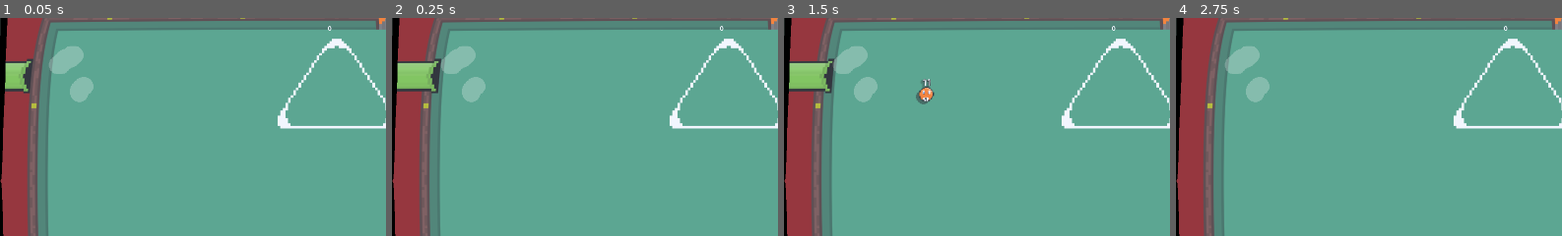
Above: before the commit, frames 1-4 (left to right).
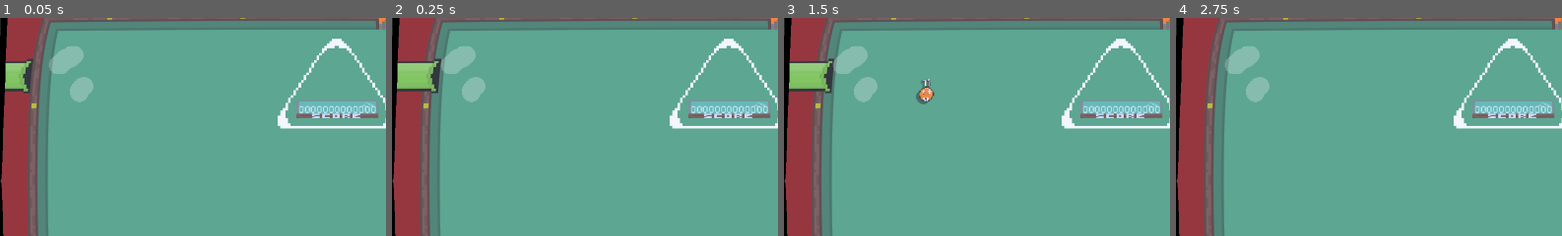
Above: after the commit, the same moments.

Repository: Z3BINI/game-design-final-project
Game: Godot game, scene res://scenes/insane_pool/crazy_pool.tscn
The game is run twice, just before and just after one commit, with the same random seed, the same clock (stepped at 60 frames per second) and the same inputs. The project has no main scene, so this scene is started directly.
Inputs (mouse positions are % of the whole screen's width and height, from its top left):
- Up to frame 1 (0.05 s): no input
- Up to frame 2 (0.25 s): no input
- Up to frame 3 (1.5 s): move the mouse to (72, 45) at 0.52 s; hold D (move_right) 0.53-1.28 s; hold E (interact) 0.53-1.28 s; tap Space (jump) at 0.77 s; move the mouse to (30, 55) at 1.27 s; hold S (move_backward) from 1.28 s (still down); click (30, 55) at 1.35 s
- Up to frame 4 (2.75 s): tap Space (jump) at 1.52 s; move the mouse to (60, 28) at 2.02 s; release S (move_backward) at 2.03 s; hold D (move_right) from 2.03 s (still down); hold E (interact) from 2.03 s (still down)
The pictures show only the part of the screen within x 6-56%, y 13-63%; the shares and areas given below are measured in that part.

The runs differ from the first frame. In frame 1, 1.7% of the frame differs, in the area x 76-98%, y 3-46%; in frame 2, 1.7%; in frame 3, 1.7%; in frame 4, 1.7%.

Commit message:
Score ui

Diff:
--- a/scenes/insane_pool/crazy_pool.tscn
+++ b/scenes/insane_pool/crazy_pool.tscn
@@ -9,6 +9,11 @@
 [ext_resource type="Texture2D" uid="uid://dwxng45urood" path="res://assets/arcade_game_bg.png" id="5_s4j82"]
 [ext_resource type="Texture2D" uid="uid://dc71h3vphxdpa" path="res://assets/insane_pool/world/timer.png" id="7_faygm"]
 [ext_resource type="FontFile" uid="uid://bikk745dwj17v" path="res://assets/fonts/PixelifySans-VariableFont_wght.ttf" id="8_28sne"]
+[ext_resource type="Texture2D" uid="uid://vrbltktbn552" path="res://assets/insane_pool/world/score.png" id="9_t5fdc"]
+
+[sub_resource type="LabelSettings" id="LabelSettings_2rdb2"]
+font = ExtResource("8_28sne")
+font_size = 32
 
 [sub_resource type="Animation" id="Animation_ghgfi"]
 length = 0.001
@@ -247,6 +252,37 @@
 [node name="Background" type="Sprite2D" parent="."]
 scale = Vector2(8, 8)
 texture = ExtResource("1_70ftb")
+
+[node name="PointsLabel" type="Label" parent="."]
+anchors_preset = 8
+anchor_left = 0.5
+anchor_top = 0.5
+anchor_right = 0.5
+anchor_bottom = 0.5
+offset_left = -120.0
+offset_top = -242.5
+offset_right = 124.0
+offset_bottom = -203.5
+grow_horizontal = 2
+grow_vertical = 2
+pivot_offset = Vector2(122, 19)
+text = "0000000000000"
+label_settings = SubResource("LabelSettings_2rdb2")
+
+[node name="TextureRect2" type="TextureRect" parent="."]
+anchors_preset = 8
+anchor_left = 0.5
+anchor_top = 0.5
+anchor_right = 0.5
+anchor_bottom = 0.5
+offset_left = -126.0
+offset_top = -251.0
+offset_right = 130.0
+offset_bottom = -195.0
+grow_horizontal = 2
+grow_vertical = 2
+pivot_offset = Vector2(128, 28)
+texture = ExtResource("9_t5fdc")
 
 [node name="Camera2D" type="Camera2D" parent="."]
 zoom = Vector2(0.6, 0.6)
@@ -376,18 +412,6 @@
 label_settings = SubResource("LabelSettings_oecm8")
 horizontal_alignment = 1
 
-[node name="PointsLabel" type="Label" parent="Ui/FishEyeShaderEffect"]
-layout_mode = 1
-anchors_preset = 5
-anchor_left = 0.5
-anchor_right = 0.5
-offset_left = -20.0
-offset_top = 81.0
-offset_right = 20.0
-offset_bottom = 104.0
-grow_horizontal = 2
-text = "0"
-
 [node name="ArcadeBorder" type="TextureRect" parent="Ui"]
 anchors_preset = 15
 anchor_right = 1.0
@@ -411,7 +435,7 @@
 label_settings = SubResource("LabelSettings_5xwjv")
 
 [node name="Marker2D" type="Marker2D" parent="."]
-position = Vector2(-3, -481)
+position = Vector2(-3, -224)
 
 [connection signal="stage_cleared" from="." to="." method="_on_stage_cleared"]
 [connection signal="timeout" from="StageTimer" to="." method="_on_stage_timer_timeout"]
--- a/scripts/insane_pool/crazy_pool.gd
+++ b/scripts/insane_pool/crazy_pool.gd
@@ -187,4 +187,4 @@
 	point_adder.visible = false
 
 	points += amount
-	$Ui/FishEyeShaderEffect/PointsLabel.text = str(points)
+	$PointsLabel.text = "%013d" % points
Binary file added: assets/insane_pool/world/score.png
Not shown, added: assets/insane_pool/world/score.png.import
Not shown: 1 places in scenes/insane_pool/crazy_pool.tscn that only renumber resources
